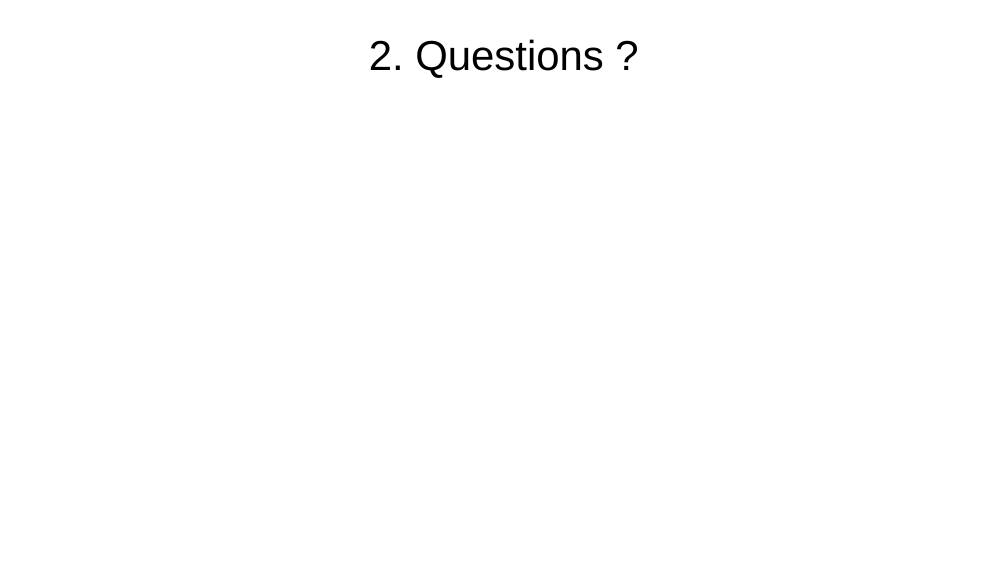
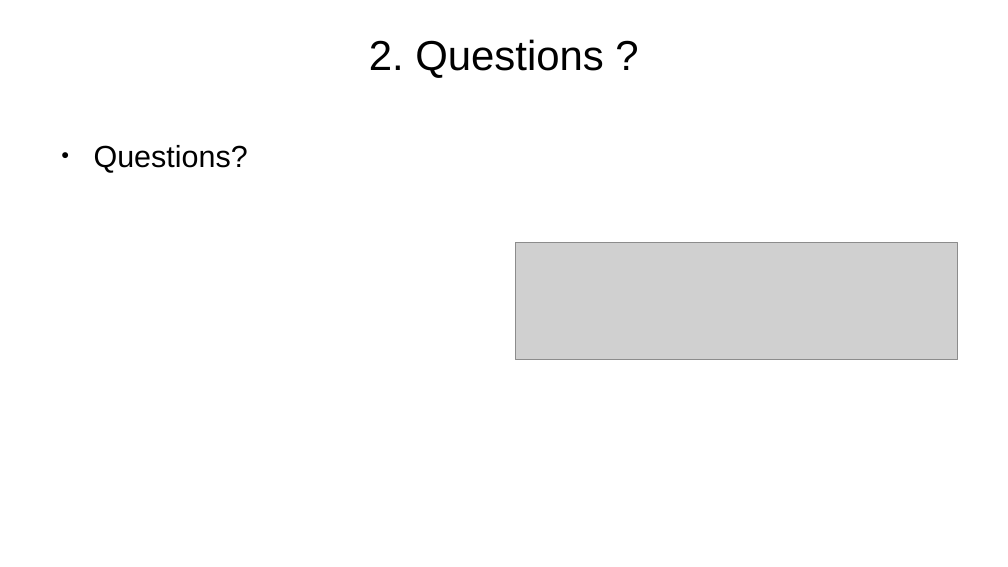
Before and after one commit to ciplogic/CodeRefractor, a slide deck: slide 11 of Documentation/Slides.odp. Drawn at 1008x567 pixels with LibreOffice and Linux fonts; fonts in the diff are those of the drawing; grey boxes stand for pictures; background and template pictures are left out. Boxes give left, top, right and bottom in pixels: in the first picture for what was removed or moved away, otherwise in the second. Text is boxed around its words. In the diff, an @@ line names an element or a change of style, - is before the commit and + after.

```diff
--- a/Documentation/Slides.odp
+++ b/Documentation/Slides.odp
@@ text added at box(94, 145, 248, 173), 24 pt, text #000000 @@
+● Questions?
@@ picture added at box(515, 242, 958, 359) @@
```
Also in this commit, not shown: 8 other slides changed, 3 slides added, 3 slides removed, 4 other files.
